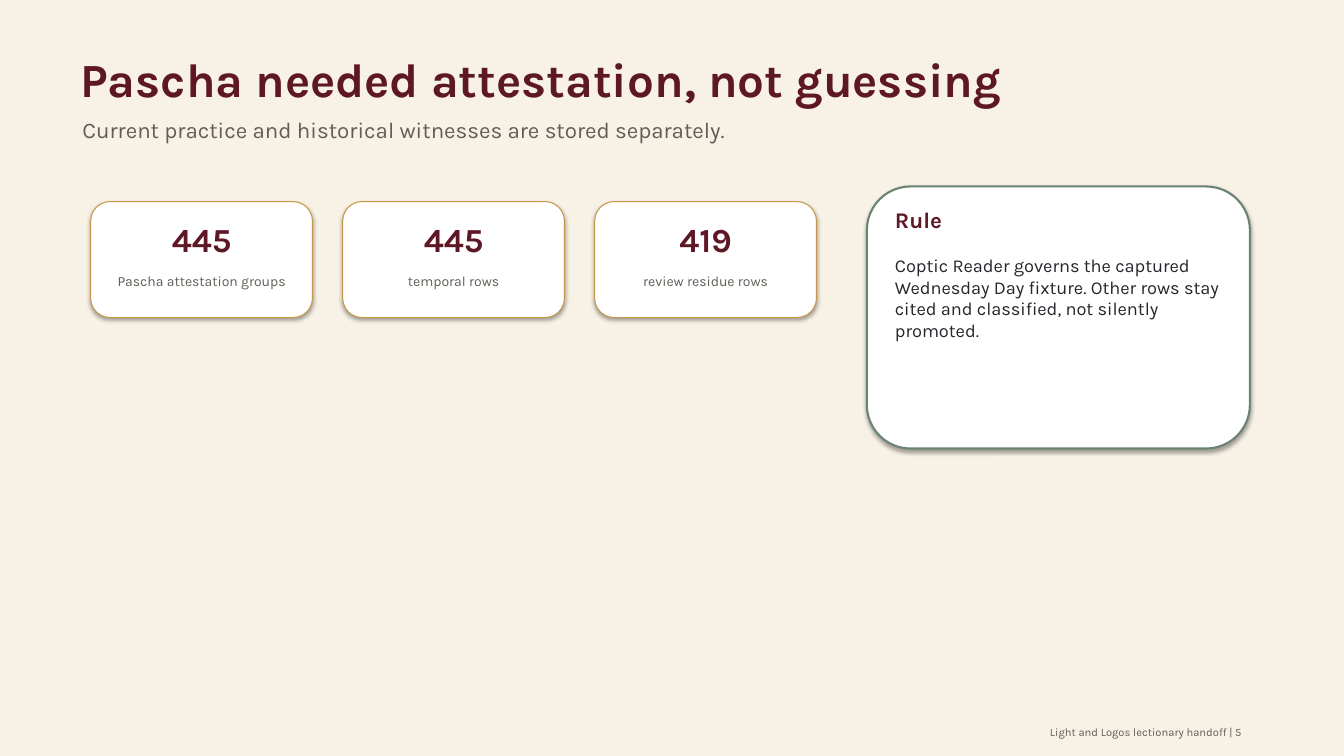
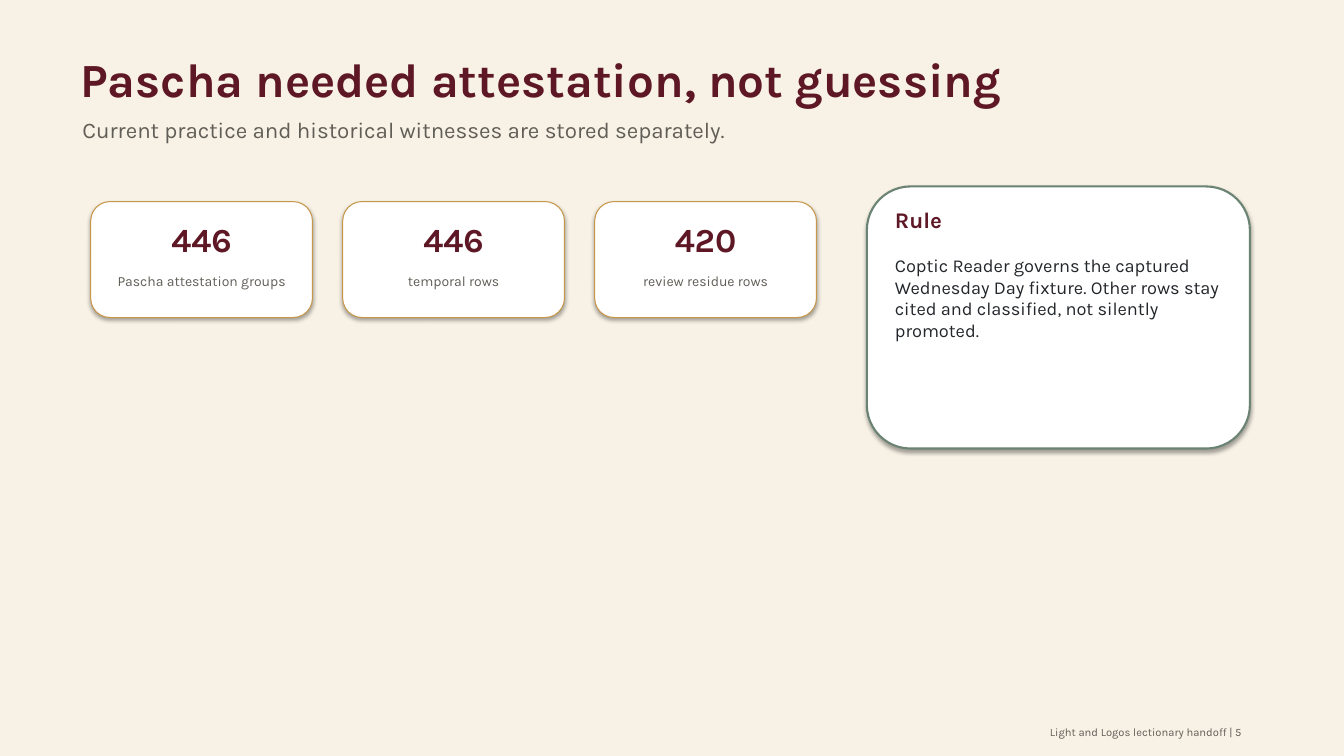
Before and after one commit to george-andraws/coptic-orthodox-lectionary-tools, a slide deck: slide 5 of presentation/lectionary_design_layer_deck.pptx. Drawn at 1344x756 pixels with LibreOffice and Linux fonts; fonts in the diff are those of the drawing. Boxes give left, top, right and bottom in pixels: in the first picture for what was removed or moved away, otherwise in the second. Text is boxed around its words. In the diff, an @@ line names an element or a change of style, - is before the commit and + after.

```diff
--- a/presentation/lectionary_design_layer_deck.pptx
+++ b/presentation/lectionary_design_layer_deck.pptx
@@ text at bbox=[171, 229, 231, 253]: text changed @@
-445
+446
@@ text at bbox=[423, 229, 483, 253]: text changed @@
-445
+446
@@ text at bbox=[675, 229, 737, 253]: text changed @@
-419
+420
```
Also in this commit, not shown: 3 other slides changed, 16 other files.
